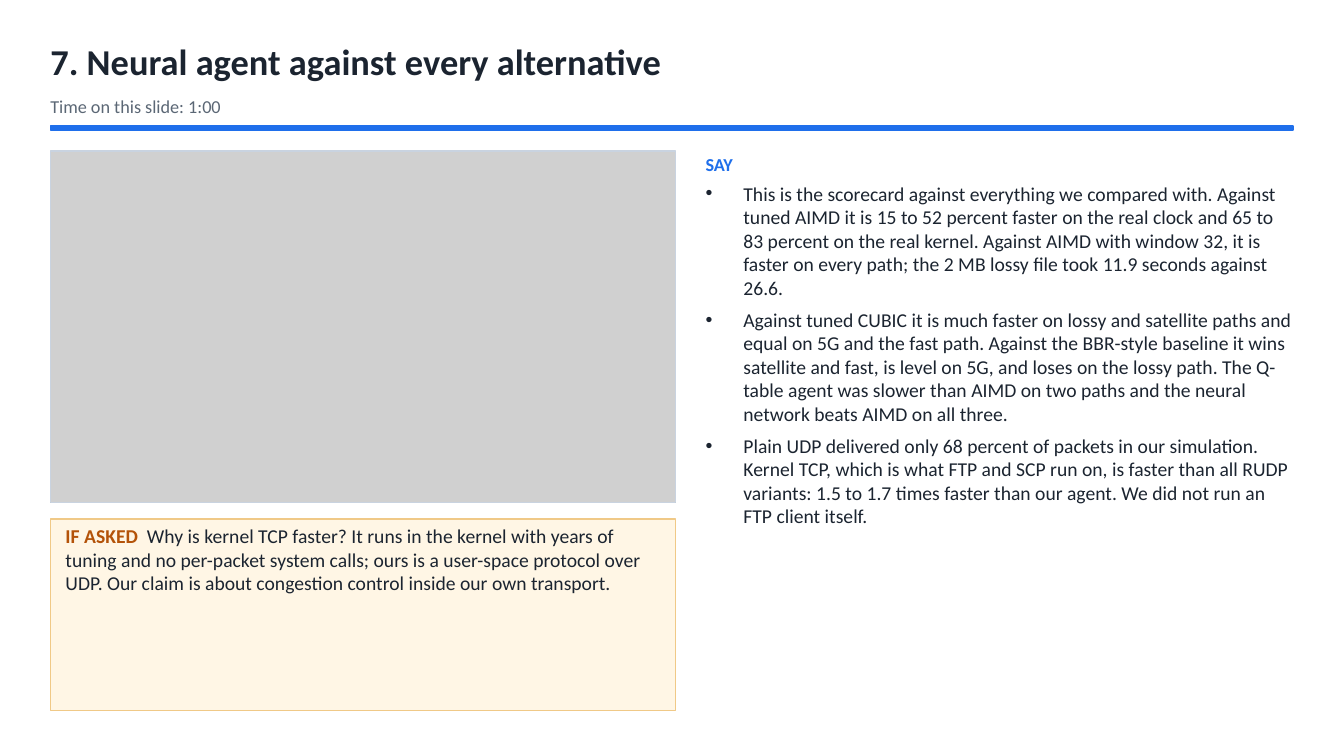
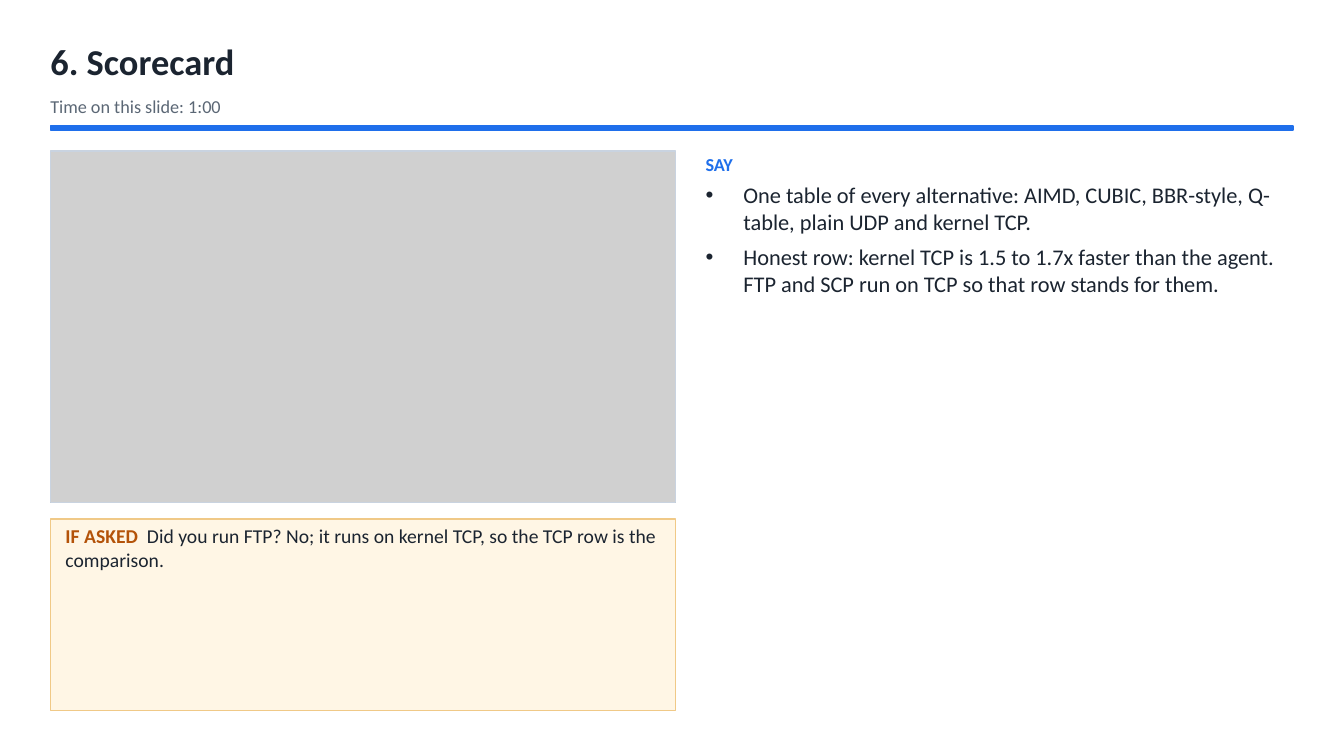
Before and after one commit to Capsturrrr/REPLIC, a slide deck: slide 8 of docs/final/RUDP_Host_Guide.pptx (slide 9 before the commit). Drawn at 1344x756 pixels with LibreOffice and Linux fonts; fonts in the diff are those of the drawing; grey boxes stand for pictures. Boxes give left, top, right and bottom in pixels: in the first picture for what was removed or moved away, otherwise in the second. Text is boxed around its words. In the diff, an @@ line names an element or a change of style, - is before the commit and + after.

```diff
--- a/docs/final/RUDP_Host_Guide.pptx
+++ b/docs/final/RUDP_Host_Guide.pptx
@@ text at (50,49,235,76): text changed @@
-7. Neural agent against every alternative
+6. Scorecard
@@ text at (743,187,1274,292): text changed; size 14 to 16 pt @@
-• This is the scorecard against everything we compared with. Against tuned AIMD it is 15 to 52 percent faster on the real clock and 65 to 83 percent on the real kernel. Against AIMD with window 32, it is faster on every path; the 2 MB lossy file took 11.9 seconds against 26.6.
-• Against tuned CUBIC it is much faster on lossy and satellite paths and equal on 5G and the fast path. Against the BBR-style baseline it wins satellite and fast, is level on 5G, and loses on the lossy path. The Q-table agent was slower than AIMD on two paths and the neural network beats AIMD on all three.
-• Plain UDP delivered only 68 percent of packets in our simulation. Kernel TCP, which is what FTP and SCP run on, is faster than all RUDP variants: 1.5 to 1.7 times faster than our agent. We did not run an FTP client itself.
+• One table of every alternative: AIMD, CUBIC, BBR-style, Q-table, plain UDP and kernel TCP.
+• Honest row: kernel TCP is 1.5 to 1.7x faster than the agent. FTP and SCP run on TCP so that row stands for them.
@@ text at (65,529,656,570): text changed @@
-IF ASKED Why is kernel TCP faster? It runs in the kernel with years of tuning and no per-packet system calls; ours is a user-space protocol over UDP. Our claim is about congestion control inside our own transport.
+IF ASKED Did you run FTP? No; it runs on kernel TCP, so the TCP row is the comparison.
```
Also in this commit, not shown: 37 other slides changed, 5 slides removed, 9 other files.
